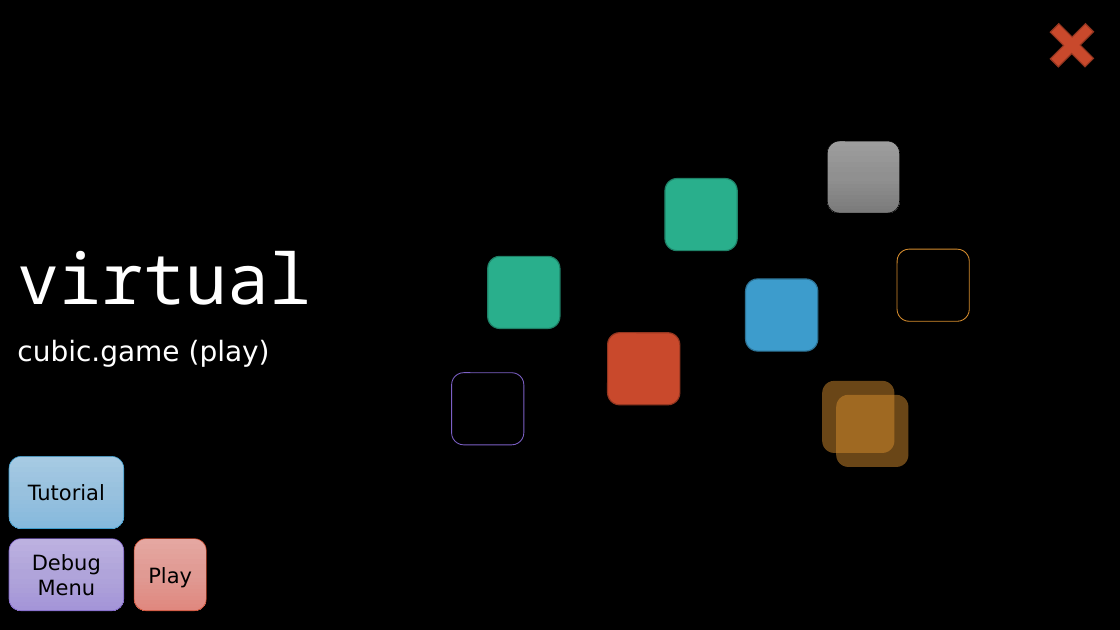
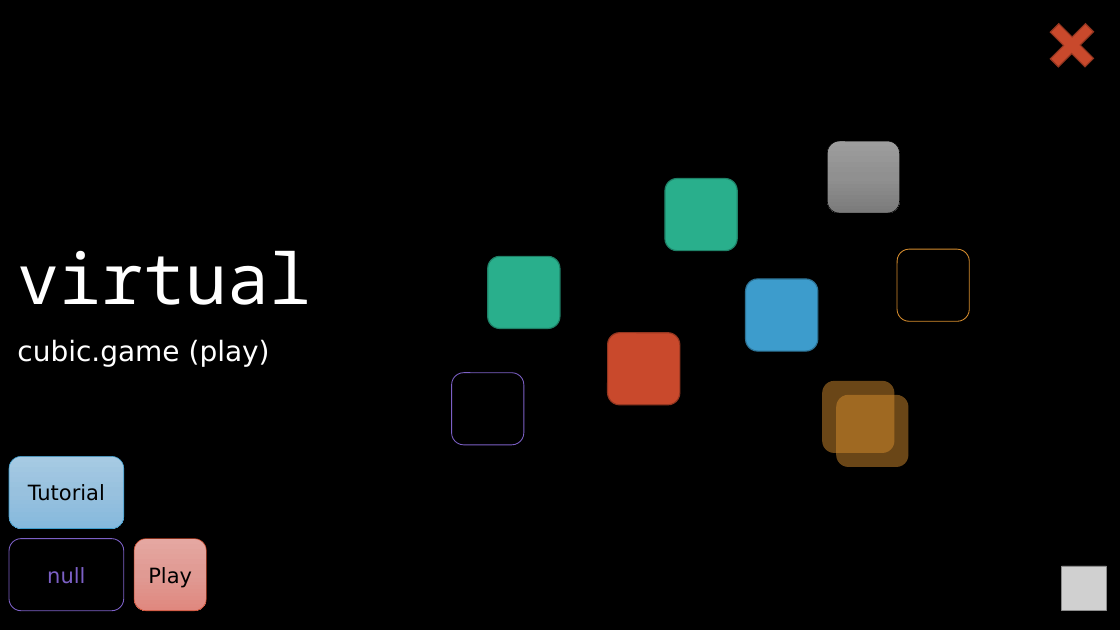
Before and after one commit to unlisted2023/virtual, a slide deck: slide 13 of virtual.pptx. Drawn at 1120x630 pixels with LibreOffice and Linux fonts; fonts in the diff are those of the drawing; grey boxes stand for pictures. Boxes give left, top, right and bottom in pixels: in the first picture for what was removed or moved away, otherwise in the second. Text is boxed around its words. In the diff, an @@ line names an element or a change of style, - is before the commit and + after.

Commit message:
Updated Version of virtual
Version 1.1:

New level
Removed debug menu due to sizing storage
Added a dialogue for Chapter 2.

```diff
--- a/virtual.pptx
+++ b/virtual.pptx
@@ rounded rectangle "null" at <box>9,539,124,611</box>: fill gradient #BDB2E1 to #B1A5DB to #A595D9 to none; outline #7C60C6 0.5 pt to #7C60C6 0.75 pt @@
@@ text in rounded rectangle at <box>47,567,85,584</box>: text changed; text colour #000000 to #7C60C6 @@
-Debug Menu
+null
@@ picture added at <box>1062,566,1107,611</box> @@
```
Also in this commit, not shown: 2 other slides changed, 3 slides added, 1 slide removed.
